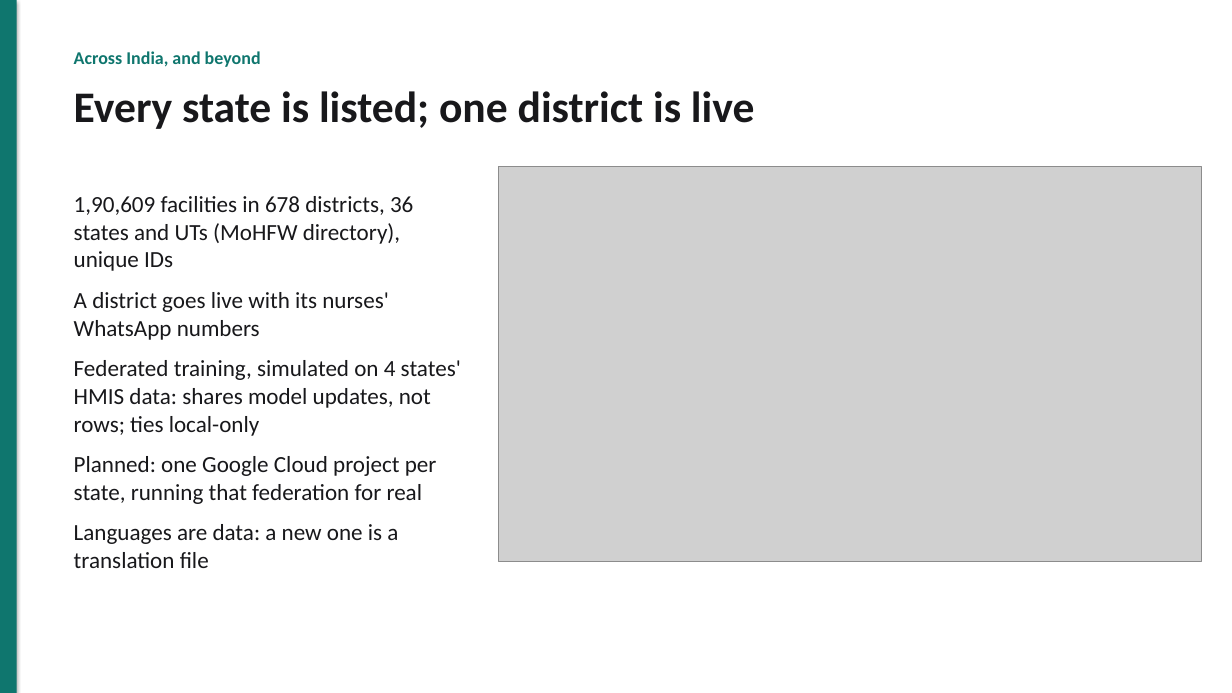
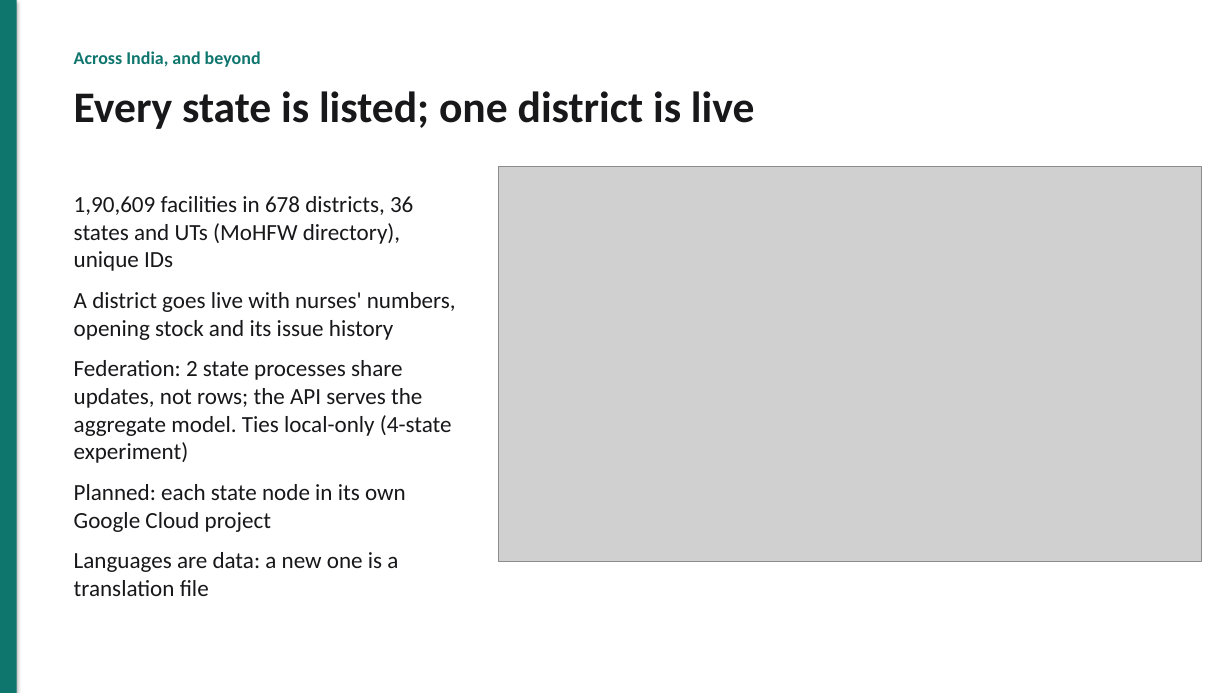
Before and after one commit to akshat333-debug/AushadhiNet, a slide deck: slide 10 of docs/pitch/AushadhiNet-pitch.pptx. Drawn at 1232x693 pixels with LibreOffice and Linux fonts; fonts in the diff are those of the drawing; grey boxes stand for pictures. Boxes give left, top, right and bottom in pixels: in the first picture for what was removed or moved away, otherwise in the second. Text is boxed around its words. In the diff, an @@ line names an element or a change of style, - is before the commit and + after.

```diff
--- a/docs/pitch/AushadhiNet-pitch.pptx
+++ b/docs/pitch/AushadhiNet-pitch.pptx
@@ text at [74, 292, 456, 532]: text changed @@
-A district goes live with its nurses' WhatsApp numbers
-Federated training, simulated on 4 states' HMIS data: shares model updates, not rows; ties local-only
-Planned: one Google Cloud project per state, running that federation for real
+A district goes live with nurses' numbers, opening stock and its issue history
+Federation: 2 state processes share updates, not rows; the API serves the aggregate model. Ties local-only (4-state experiment)
+Planned: each state node in its own Google Cloud project
```
Also in this commit, not shown: 4 other slides changed, 57 other files.
